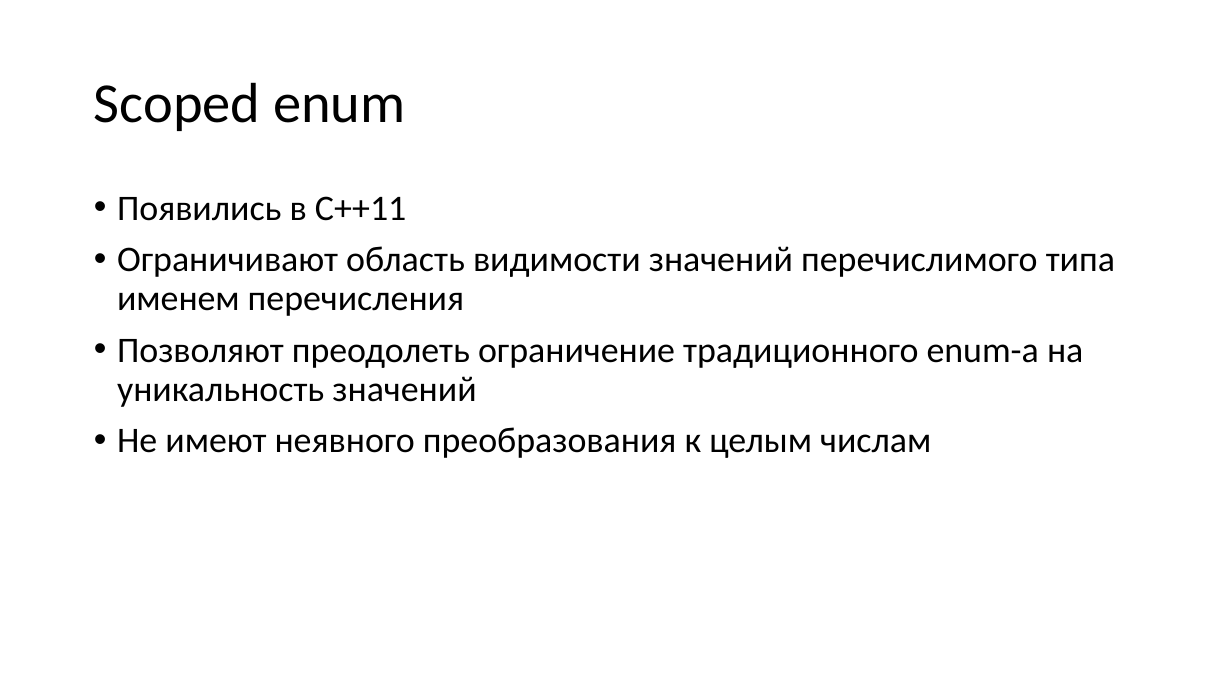
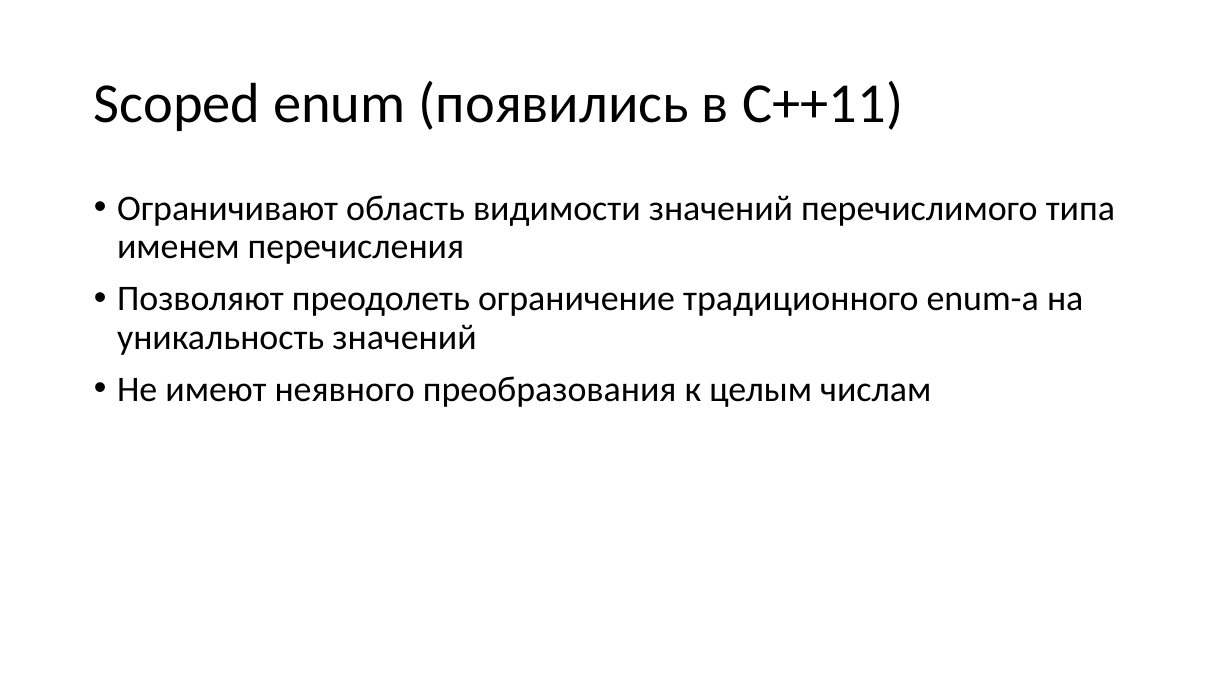
Before and after one commit to alexey-malov/oop, a slide deck: slide 37 of lectures/01/Синтаксис C++.pptx. Drawn at 1232x693 pixels with LibreOffice and Linux fonts; fonts in the diff are those of the drawing. Boxes give left, top, right and bottom in pixels: in the first picture for what was removed or moved away, otherwise in the second. Text is boxed around its words. In the diff, an @@ line names an element or a change of style, - is before the commit and + after.

```diff
--- a/lectures/01/Синтаксис C++.pptx
+++ b/lectures/01/Синтаксис C++.pptx
@@ title at (94,81,903,131): text changed @@
-Scoped enum
+Scoped enum (появились в C++11)
@@ text at (117,196,406,221): paragraph removed @@
-• Появились в C++11
```
Also in this commit, not shown: 25 other slides changed, 12 slides added, 13 slides removed, 23 other files.
